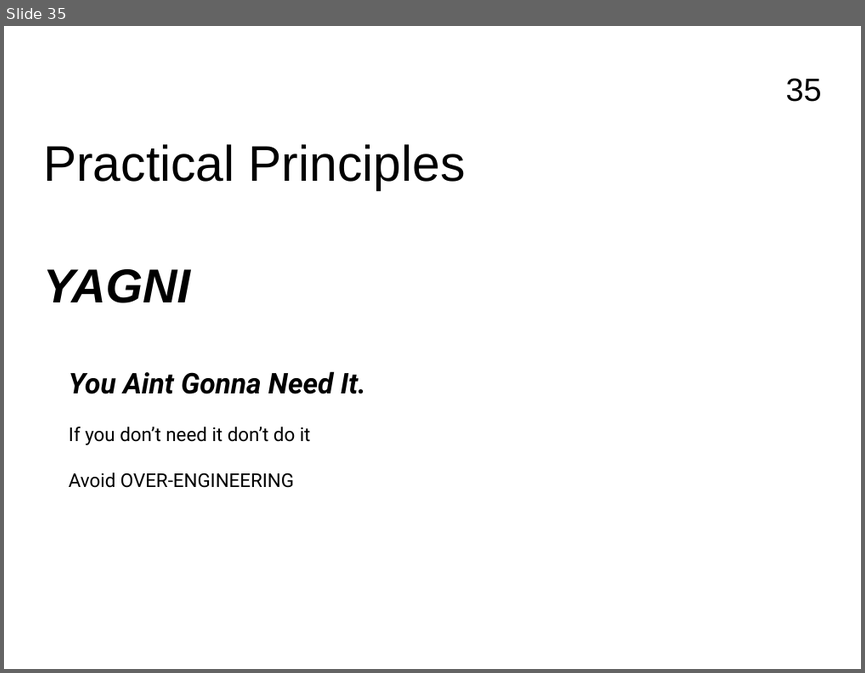
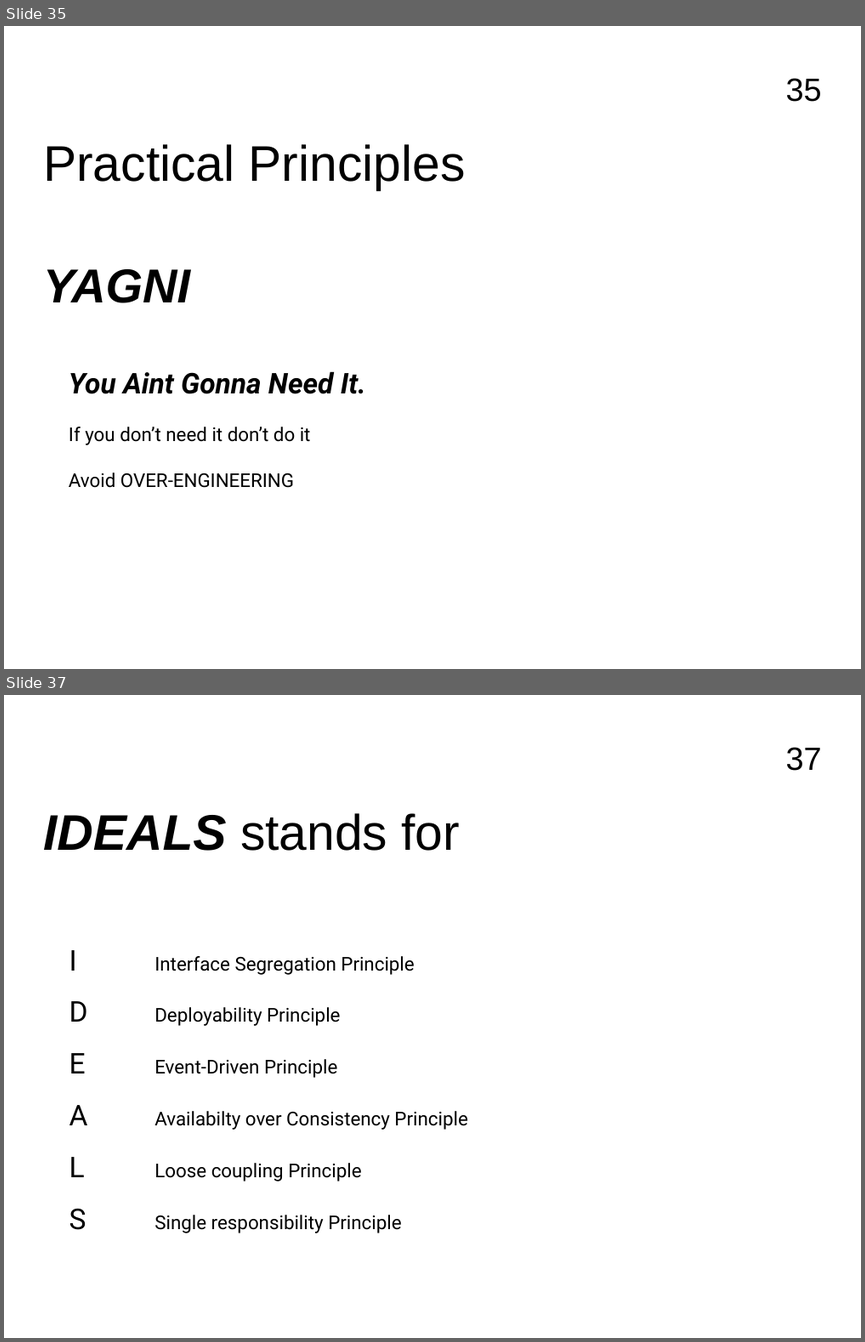
Before and after one commit to FrancoMelandri/SOLID, a slide deck: docs/solid.pptx. Shown one above the other, each under a label of ours: slide 35 before the commit, slides 35 and 37 after it; the slides between them are not shown. The pictures are 865x673 and 865x1342 pixels, drawn with LibreOffice and Linux fonts; fonts in the diff are those of the drawing. Boxes give left, top, right and bottom in pixels: in the first picture for what was removed or moved away, otherwise in the second. Text is boxed around its words. In the diff, an @@ line names an element or a change of style, - is before the commit and + after.

```diff
--- a/docs/solid.pptx
+++ b/docs/solid.pptx
@@ slide 37 added at (x1=4, y1=695, x2=861, y2=1338), background #FFFFFF; not listed: 1 template element that a slide beside it also shows @@
@@ text added at (x1=43, y1=813, x2=460, y2=851), 42 pt, text #000000 @@
+IDEALS stands for
@@ text added at (x1=69, y1=950, x2=414, y2=975), 16 pt, text #000000 @@
+I Interface Segregation Principle
@@ text added at (x1=69, y1=1001, x2=340, y2=1026), 16 pt, text #000000 @@
+D Deployability Principle
@@ text added at (x1=69, y1=1053, x2=337, y2=1077), 16 pt, text #000000 @@
+E Event-Driven Principle
@@ text added at (x1=69, y1=1105, x2=467, y2=1129), 16 pt, text #000000 @@
+A Availabilty over Consistency Principle
@@ text added at (x1=69, y1=1157, x2=361, y2=1181), 16 pt, text #000000 @@
+L Loose coupling Principle
@@ text added at (x1=69, y1=1208, x2=401, y2=1233), 16 pt, text #000000 @@
+S Single responsibility Principle
```
Also in this commit, not shown: 3 slides changed, 6 other slides added.
